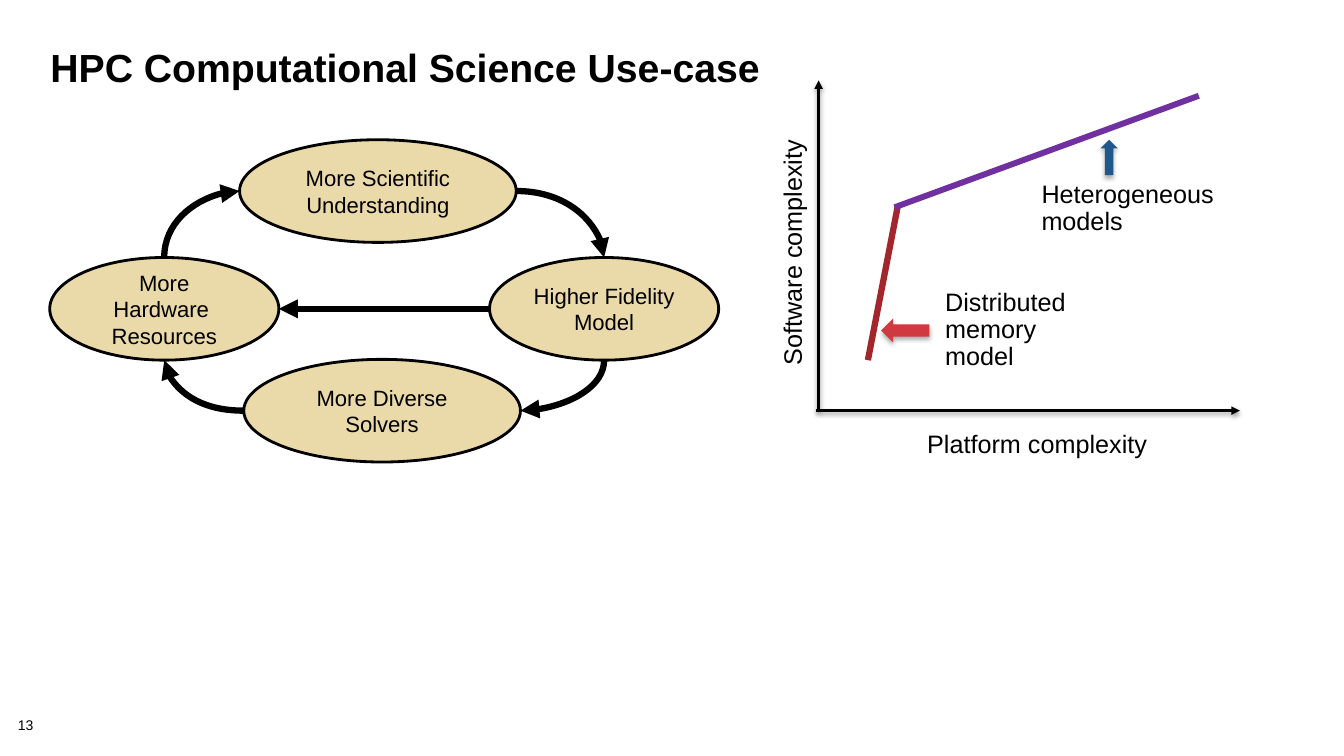
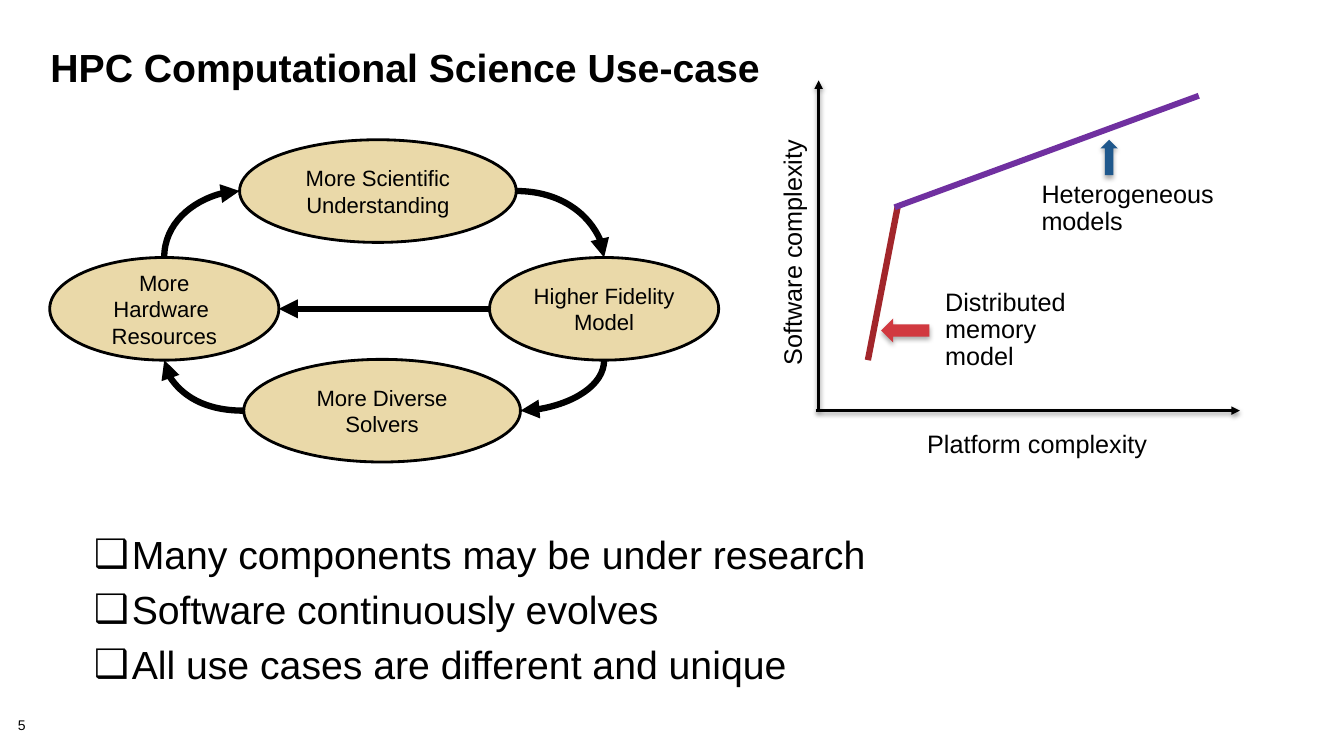
Before and after one commit to bssw-tutorial/presentations, a slide deck: slide 5 of design.pptx (slide 13 before the commit). Drawn at 1344x756 pixels with LibreOffice and Linux fonts; fonts in the diff are those of the drawing; background and template pictures are left out. Boxes give left, top, right and bottom in pixels: in the first picture for what was removed or moved away, otherwise in the second. Text is boxed around its words. In the diff, an @@ line names an element or a change of style, - is before the commit and + after.

```diff
--- a/design.pptx
+++ b/design.pptx
@@ text added at [132,540,865,687], 28 pt, text #000000 @@
+❑ Many components may be under research
+❑ Software continuously evolves
+❑ All use cases are different and unique
@@ page number at [18,720,26,730]: text changed @@
-13
+5
```
Also in this commit, not shown: 4 other slides changed, 12 slides added, 1 other file.
